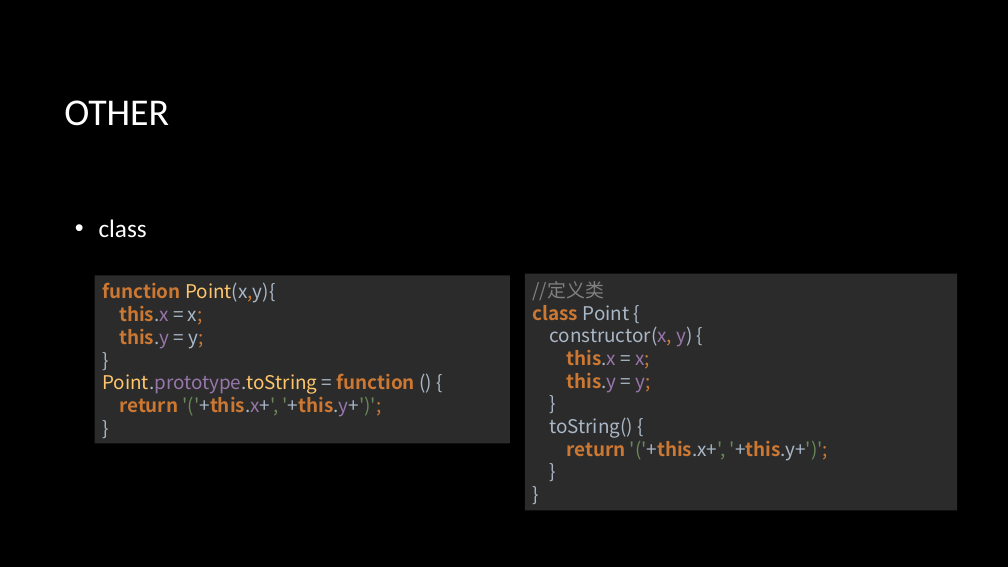
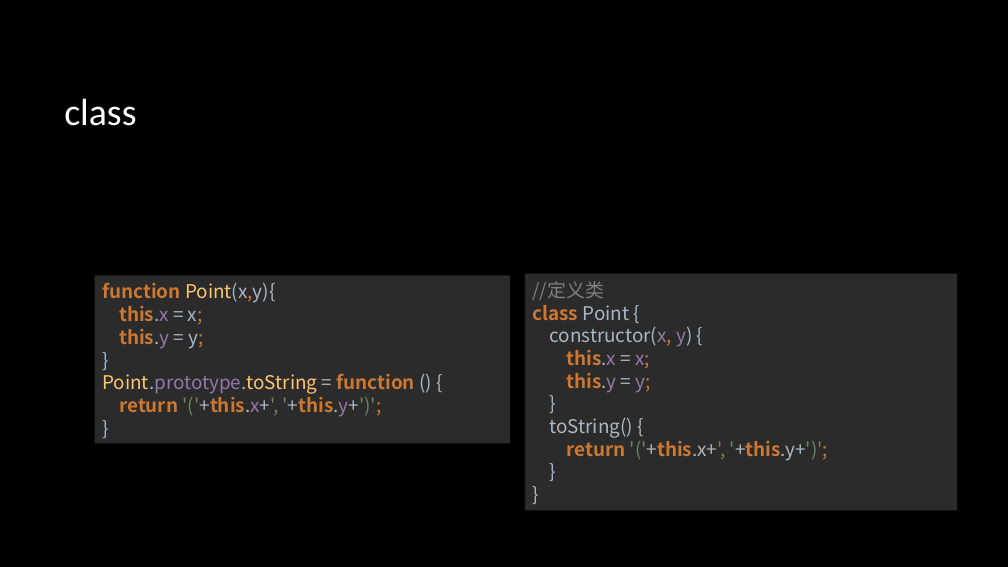
Before and after one commit to zhanglingkang/study, a slide deck: slide 28 of article/front-end/前端技术分享.pptx (slide 22 before the commit). Drawn at 1008x567 pixels with LibreOffice and Linux fonts; fonts in the diff are those of the drawing; background and template pictures are left out. Boxes give left, top, right and bottom in pixels: in the first picture for what was removed or moved away, otherwise in the second. Text is boxed around its words. In the diff, an @@ line names an element or a change of style, - is before the commit and + after.

```diff
--- a/article/front-end/前端技术分享.pptx
+++ b/article/front-end/前端技术分享.pptx
@@ title at <box>64,98,136,126</box>: text changed @@
-OTHER
+class
@@ text removed at <box>99,219,147,238</box> @@
-• class
```
Also in this commit, not shown: 7 other slides changed, 9 slides added, 1 other file.
